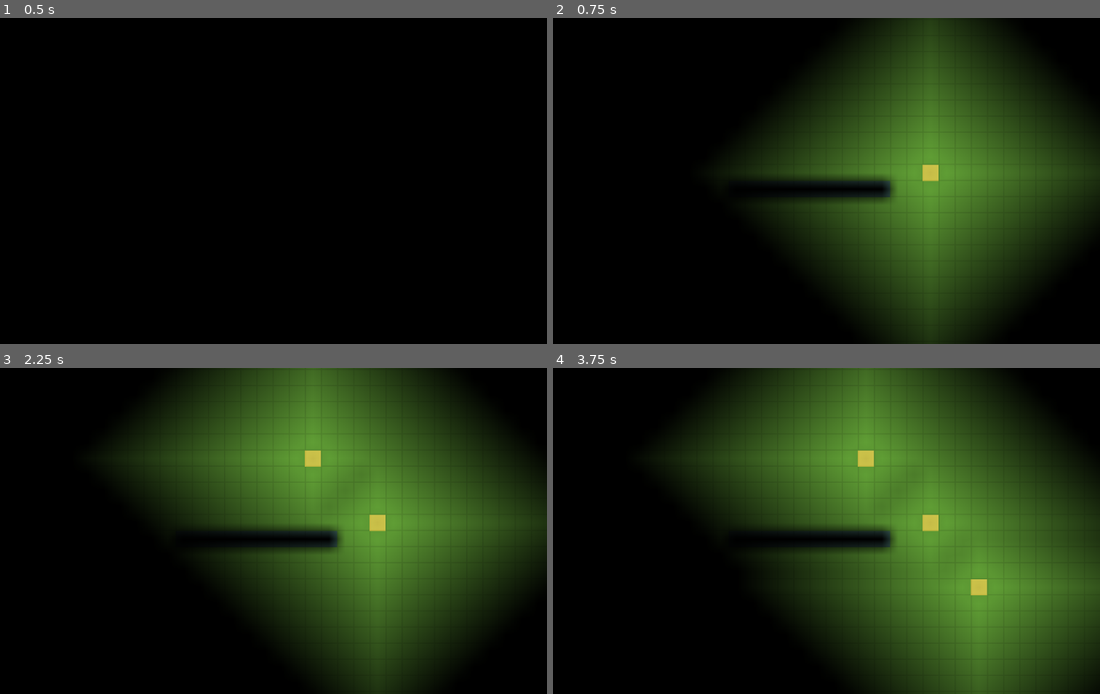
Above: before the commit, frames 1-4 (two rows, left to right).
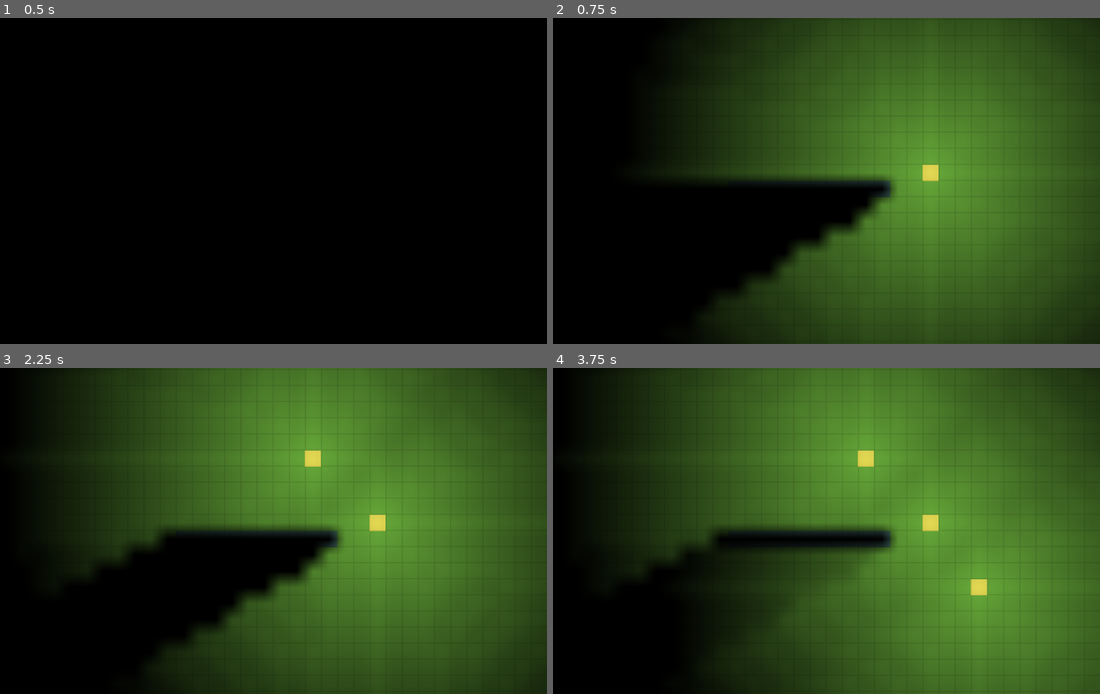
Above: after the commit, the same moments.

Repository: remyj4556/voxel-lighting
Game: Godot game, scene res://2d_grid_test.tscn
Same seed, same stepped clock (60 frames per second), same inputs: the game is played once before the commit and once after it.
Inputs (mouse positions are in pixels of both pictures, inside the frame that each line leads up to):
- Up to frame 1 (0.5 s): no input
- Up to frame 2 (0.75 s): tap Enter at 0.5 s; move the mouse to (935, 164) at 0.52 s; press the mouse at (935, 164) at 0.53 s
- Up to frame 3 (2.25 s): tap Space at 1.25 s; move the mouse to (142, 547) at 1.27 s; release the mouse at (142, 547) at 1.28 s; right-click (142, 547) at 1.35 s; tap Enter at 2 s; move the mouse to (317, 459) at 2.02 s; press the mouse at (317, 459) at 2.03 s
- Up to frame 4 (3.75 s): tap Space at 2.75 s; move the mouse to (782, 596) at 2.77 s; release the mouse at (782, 596) at 2.78 s; right-click (782, 596) at 2.85 s; tap Enter at 3.5 s; move the mouse to (985, 579) at 3.52 s; press the mouse at (985, 579) at 3.53 s

Frame 1 is identical in both runs. In frame 2, 54% of the frame differs, in the area x 18-100%, y 0-100%; in frame 3, 56%, in the area x 7-100%, y 0-100%; in frame 4, 52%.

Commit message:
Implement custom 'shadow-casting' algorithm V1

Diff:
--- a/2d_grid_test.gd
+++ b/2d_grid_test.gd
@@ -4,7 +4,7 @@
 const WIDTH : int = 64
 const HEIGHT : int = 64
 const TILE_SIZE : int = 16
-const MAX_LIGHT_INTENSITY : int = 15
+const MAX_LIGHT_INTENSITY : int = 20
 const LIGHT_FALLOFF : int = 1
 
 const GRASS : int = 0
@@ -17,6 +17,8 @@
 	LIGHT: Vector2i(0,0)
 }
 
+enum Corners { TL, TR, BR, BL }
+
 @onready var terrain_tile_map: TerrainTileMap = %TerrainTileMap
 @onready var light_overlay: LightOverlay = %LightOverlay
 @onready var camera_2d: Camera2D = %Camera2D
@@ -32,7 +34,9 @@
 	light_grid.resize(WIDTH * HEIGHT)
 	block_grid.resize(WIDTH * HEIGHT)
 
+	#set_room_test(10)
 	set_wall_test(10)
+	#set_single_block_test()
 
 func _unhandled_input(event: InputEvent) -> void:
 	if event.is_action_pressed("PlaceLight"):
@@ -48,7 +52,8 @@
 
 func update_light_values(update_source_pos: Vector2i) -> void:
 	if block_grid[update_source_pos.y * WIDTH + update_source_pos.x] == LIGHT:
-		flood_fill(update_source_pos, MAX_LIGHT_INTENSITY, LIGHT_FALLOFF)
+		#flood_fill(update_source_pos, MAX_LIGHT_INTENSITY, LIGHT_FALLOFF)
+		shadow_sweep(update_source_pos, MAX_LIGHT_INTENSITY)
 
 func place_block(pos: Vector2i, block_id: int) -> void:
 	block_grid[pos.y * WIDTH + pos.x] = block_id
@@ -60,6 +65,112 @@
 func remove_block(pos: Vector2i) -> void:
 	place_block(pos, GRASS)
 	remove_light(pos)
+
+func get_corner_pos(pos: Vector2i, corner: Corners) -> Vector2:
+	var dx : Array[float] = [0, 1, 1, 0]
+	var dy : Array[float] = [0, 0, 1, 1]
+	return Vector2(pos.x + dx[corner], pos.y + dy[corner])
+
+# Merges arrays A and B, removing duplicates
+func merge_arrays(a: Array, b: Array) -> Array:
+	for item in b:
+		if not a.has(item):
+			a.append(item)
+	return a
+
+# octant_id: [0,7]
+# pos: position of local cell in octant
+# light: light source position for shifting coordinates
+func oct_pos_to_world(octant_id: int, pos: Vector2i, light_pos: Vector2i) -> Vector2i:
+	const OCTANTS : Array[Array] = [
+		[ 1,  0,  0,  1],  # 0: ( x,  y)
+		[ 0,  1,  1,  0],  # 1: ( y,  x)
+		[ 0, -1,  1,  0],  # 2: (-y,  x)
+		[-1,  0,  0,  1],  # 3: (-x,  y)
+		[-1,  0,  0, -1],  # 4: (-x, -y)
+		[ 0, -1, -1,  0],  # 5: (-y, -x)
+		[ 0,  1, -1,  0],  # 6: ( y, -x)
+		[ 1,  0,  0, -1],  # 7: ( x, -y)
+	]
+
+	var t: Array = OCTANTS[octant_id]
+
+	return light_pos + Vector2i(
+		t[0] * pos.x + t[1] * pos.y,
+		t[2] * pos.x + t[3] * pos.y
+	)
+
+# Returns an Array of exactly 2 floats, which represents the
+# interval of slopes covered by the cell at (col, row) in octant space.
+# Light is at (0, 0); cell center is (col, row); corners are +-0.5.
+# col >= 1, so corner x >= 0.5: no division by zero.
+func get_slope_interval(col: int, row: int) -> Array[float]:
+	var lo := INF
+	var hi := -INF
+	for cx: float in [col - 0.5, col + 0.5]:
+		for cy: float in [row - 0.5, row + 0.5]:
+			var s := cy / cx
+			lo = minf(lo, s)
+			hi = maxf(hi, s)
+	return [lo, hi]
+
+func shadow_sweep(light_pos: Vector2i, start_intensity: int) -> void:
+	# Handle light source itself separately.
+	if start_intensity > get_light_level(light_pos):
+		set_light_level(light_pos, start_intensity)
+
+	var center_offset := Vector2i(TILE_SIZE / 2, TILE_SIZE / 2)
+	var light_pos_center : Vector2i = light_pos + center_offset
+
+	# Every octant runs the same calculations with translated coordinates
+	# to fit the real location.
+	# The baseline for calculations is octant 0 <= y <= x
+	for octant_id in 8:
+		# Contains sorted and merged [low, high] slope intervals.
+		# All slopes start from he same origin (light's center),
+		# meaning an occluded block is any that itself has a slope
+		# greater than or equal to low and less than or equal to high.
+		var blocked_ranges : Array[Array] = [] # Array of [low, high] slope pairs
+
+		for col in range(1, start_intensity + 1):
+			var pending : Array[Array] = [] # [low, high] slope pairs on this column
+
+			for row in range(0, col + 1):
+				# World position only for grid reads and writes, all geometry
+				# done in octant space.
+				var cell_pos : Vector2i = oct_pos_to_world(octant_id, Vector2i(col, row), light_pos)
+				if cell_pos.x < 0 or cell_pos.x >= WIDTH or cell_pos.y < 0 or cell_pos.y >= HEIGHT:
+					continue
+
+				# Compute the slope of this cell's center to the light source in octant space.
+				var cell_slope : float = float(row) / col
+
+				# If coordinate inside any [low, high] interval in blocked_ranges,
+				# it is shadowed.
+				var shadowed: bool = false
+				for interval : Array[float] in blocked_ranges:
+					if interval.size() < 2:
+						print("malformed interval pair")
+						return
+
+					if cell_slope >= interval[0] and cell_slope <= interval[1]:
+						shadowed = true
+						break
+
+				# If cell has an opaque block, add its [low, high] slope interval
+				# to pending.
+				if block_grid[cell_pos.y * WIDTH +  cell_pos.x] == WALL:
+					pending.push_back(get_slope_interval(col, row))
+
+				# Write light to cell if not shadowed
+				elif not shadowed:
+					var dist : float = Vector2(col, row).length()
+					var level := int(start_intensity - dist)
+					if level > get_light_level(cell_pos):
+						set_light_level(cell_pos, level)
+
+			merge_arrays(blocked_ranges, pending)
+			light_overlay.push_light()
 
 func flood_fill(pos: Vector2i, start_intensity: int, falloff: int) -> void:
 	if start_intensity > MAX_LIGHT_INTENSITY:
@@ -80,9 +191,9 @@
 			var ny : int = coord.y + dy[i]
 
 			# skip if block out of bounds or wall
-			if nx < 0 or nx > WIDTH:
+			if nx < 0 or nx >= WIDTH:
 				continue
-			if ny < 0 or ny > HEIGHT:
+			if ny < 0 or ny >= HEIGHT:
 				continue
 			if block_grid[ny * WIDTH + nx] == WALL:
 				continue
@@ -108,7 +219,7 @@
 	# recompute lights based on block grid
 	for cell in block_grid.size():
 		if block_grid[cell] == LIGHT:
-			flood_fill(Vector2i(cell % WIDTH, cell / WIDTH), MAX_LIGHT_INTENSITY, LIGHT_FALLOFF)
+			update_light_values(Vector2i(cell % WIDTH, cell / WIDTH))
 	light_overlay.push_light()
 
 # Test Environment Setups --------------------
@@ -125,3 +236,14 @@
 	set_grass()
 	for i in range(-length/2, length/2):
 		place_block(Vector2i(WIDTH / 2 + i, HEIGHT / 2), WALL)
+
+func set_room_test(length: int) -> void:
+	set_grass()
+	# top and bottom wall
+	for i in range(-length/2, length/2):
+		place_block(Vector2i(WIDTH / 2 + i, (HEIGHT / 2) - (length / 2)), WALL)
+		place_block(Vector2i(WIDTH / 2 + i, (HEIGHT / 2) + (length / 2)), WALL)
+	# left and right wall
+	for i in range(-length/2, length/2 + 1):
+		place_block(Vector2i(WIDTH / 2 - (length / 2), (HEIGHT / 2) - i), WALL)
+		place_block(Vector2i(WIDTH / 2 + (length / 2), (HEIGHT / 2) + i), WALL)
